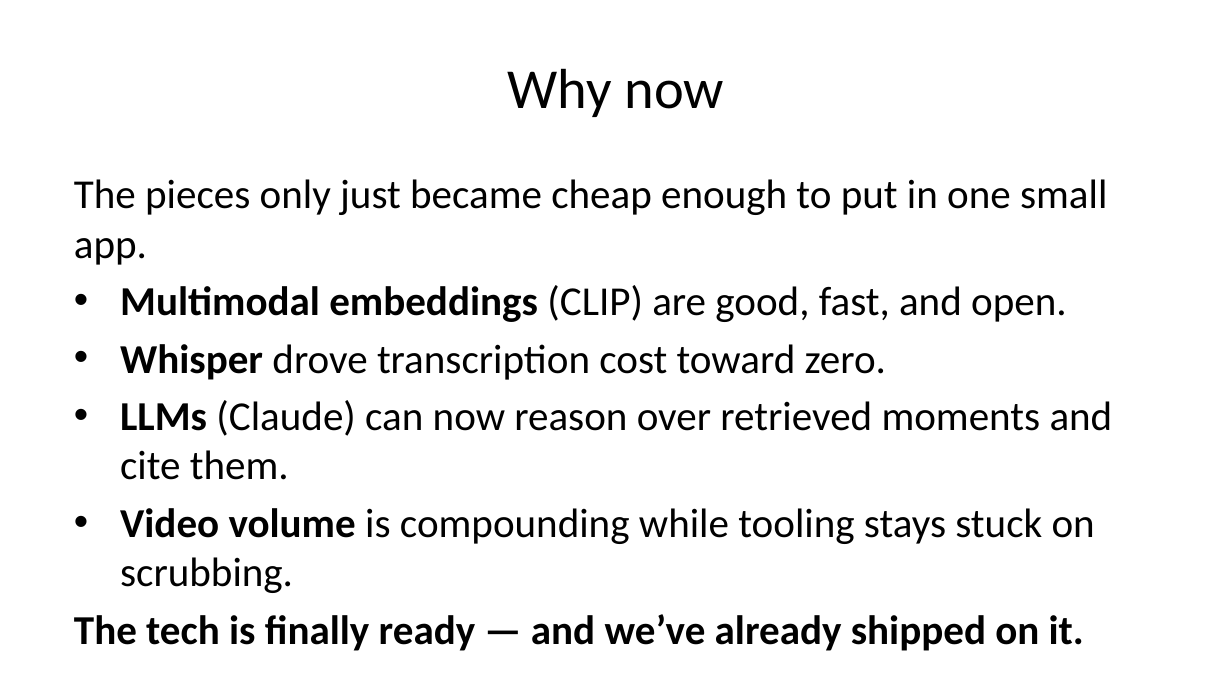
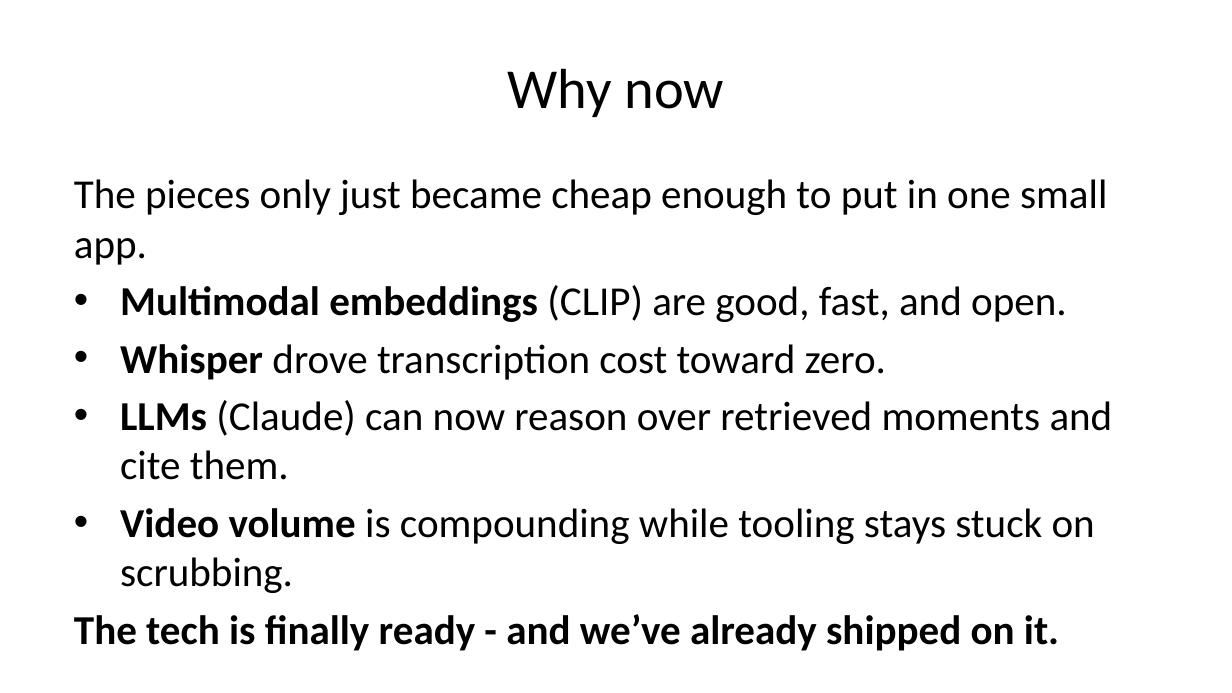
Before and after one commit to ernest-opara/scrubless, a slide deck: slide 7 of docs/PITCH-editable.pptx. Drawn at 1232x693 pixels with LibreOffice and Linux fonts; fonts in the diff are those of the drawing. Boxes give left, top, right and bottom in pixels: in the first picture for what was removed or moved away, otherwise in the second. Text is boxed around its words. In the diff, an @@ line names an element or a change of style, - is before the commit and + after.

```diff
--- a/docs/PITCH-editable.pptx
+++ b/docs/PITCH-editable.pptx
@@ text at bbox=[74, 614, 1059, 651]: text changed @@
-The tech is finally ready — and we’ve already shipped on it.
+The tech is finally ready - and we’ve already shipped on it.
```
Also in this commit, not shown: 11 other slides changed, 12 other files.
